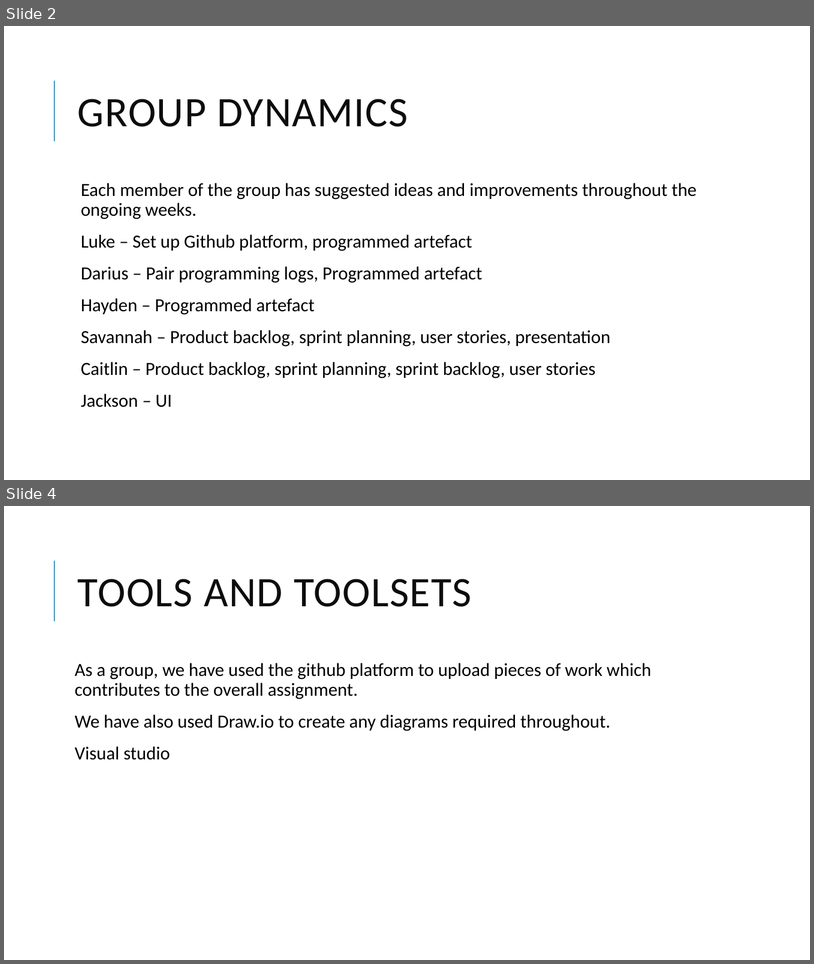
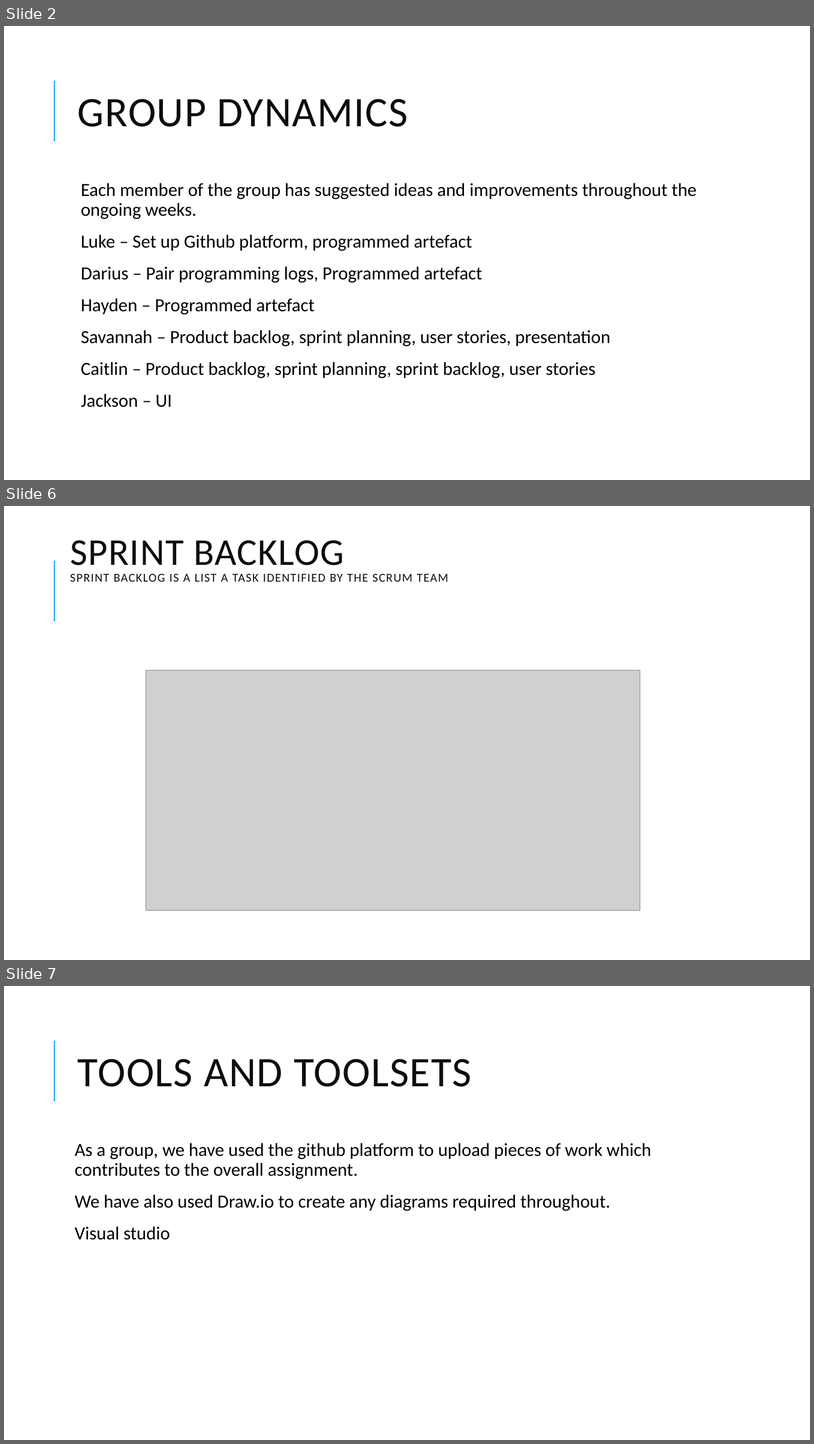
Before and after one commit to LukeTechnoUserOfficial/Software-Engineering-Project, a slide deck: Software Presentation.pptx. Shown one above the other, each under a label of ours: slides 2 and 4 before the commit, slides 2, 6 and 7 after it; the slides between them are not shown. The pictures are 814x964 and 814x1444 pixels, drawn with LibreOffice and Linux fonts; fonts in the diff are those of the drawing; grey boxes stand for pictures. Boxes give left, top, right and bottom in pixels: in the first picture for what was removed or moved away, otherwise in the second. Text is boxed around its words. In the diff, an @@ line names an element or a change of style, - is before the commit and + after.

```diff
--- a/Software Presentation.pptx
+++ b/Software Presentation.pptx
@@ slide 6 added at box(4, 506, 810, 960), background #FFFFFF; not listed: 1 template element that a slide beside it also shows @@
@@ title added at box(70, 540, 448, 582), 14.4 pt, text #0D0D0D @@
+SPRINT BACKLOG
+SPRINT BACKLOG IS A LIST A TASK IDENTIFIED BY THE SCRUM TEAM
@@ picture added at box(146, 670, 641, 911) @@
@@ what was slide 4 is now slide 7 @@
```
Also in this commit, not shown: 3 other slides added, 1 slide removed.
